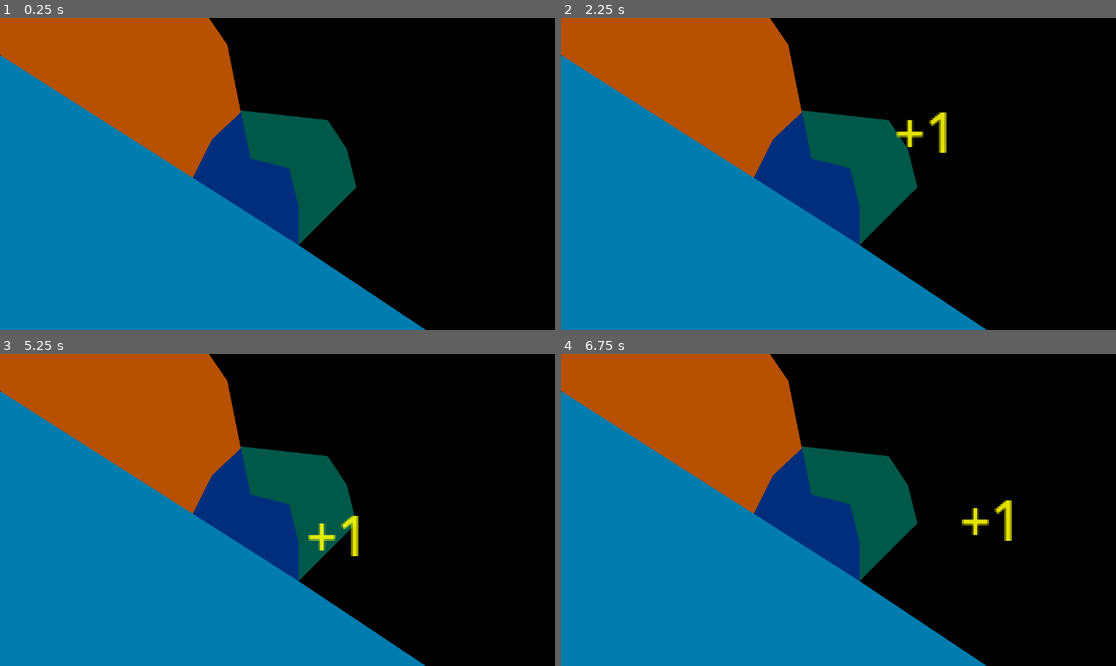
Above: before the commit, frames 1-4 (two rows, left to right).
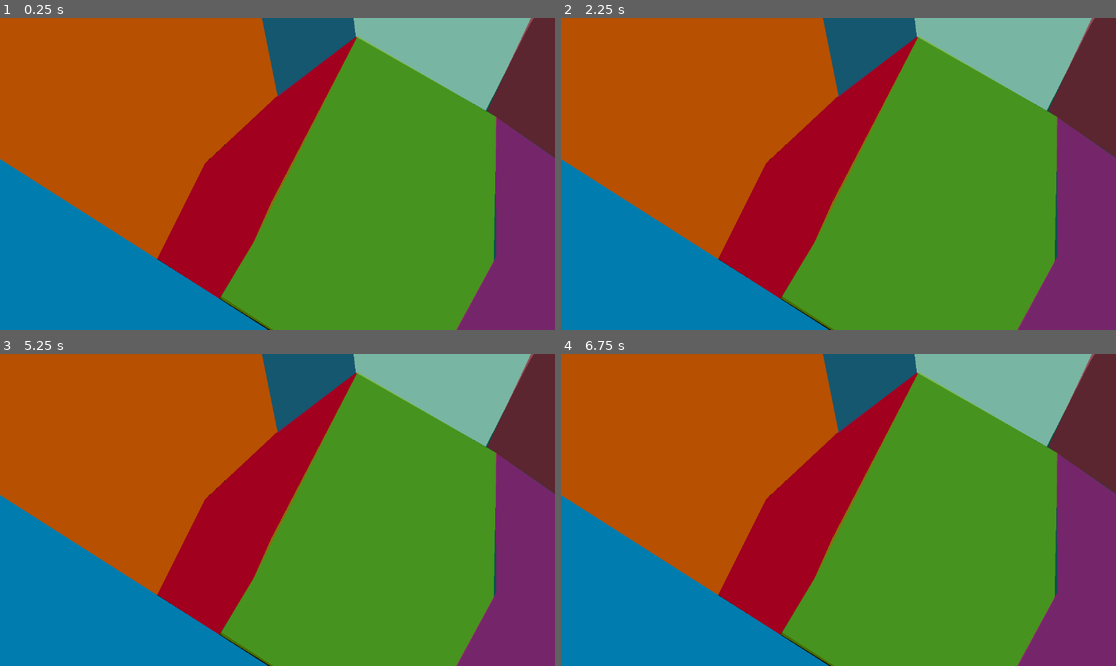
Above: after the commit, the same moments.

Repository: azizul987/Sawit-io
Game: Godot game, scene res://Scene/main.tscn
The game is run twice, just before and just after one commit, with the same random seed, the same clock (stepped at 60 frames per second) and the same inputs.
Inputs (mouse positions are in pixels of both pictures, inside the frame that each line leads up to):
- Up to frame 1 (0.25 s): no input
- Up to frame 2 (2.25 s): tap Enter at 0.5 s; drag from (832, 155) to (894, 105) at 0.52 s; drag from (727, 189) to (832, 155) at 1.27 s; tap Space at 2 s; move the mouse to (894, 105) at 2.02 s; hold Right (ui_right) from 2.03 s (still down); tap Q (zoom_in) at 2.1 s; click (894, 105) at 2.17 s
- Up to frame 3 (5.25 s): release Right (ui_right) at 2.75 s; drag from (249, 572) to (111, 463) at 2.77 s; tap Enter at 3.5, 5 s; move the mouse to (444, 556) at 3.52 s; hold Left (ui_left) 3.53-4.25 s; tap Q (zoom_in) at 3.6, 5.1 s; click (444, 556) at 3.67 s; tap Space at 4.25 s; drag from (111, 463) to (271, 491) at 4.27 s; move the mouse to (305, 510) at 5.02 s; hold Down (ui_down) from 5.03 s (still down); click (305, 510) at 5.17 s
- Up to frame 4 (6.75 s): release Down (ui_down) at 5.75 s; drag from (755, 432) to (727, 525) at 5.77 s; tap Space at 6.5 s; move the mouse to (960, 494) at 6.52 s; hold Up (ui_up) from 6.53 s (still down); tap Q (zoom_in) at 6.6 s; click (960, 494) at 6.67 s

The runs differ from the first frame. In frame 1, 73% of the frame differs, in the area x 0-100%, y 0-100%; in frame 2, 73%; in frame 3, 73%; in frame 4, 73%.

Commit message:
add auto  collison

Diff:
--- a/Logic/skrip/Click.gd
+++ b/Logic/skrip/Click.gd
@@ -2,6 +2,7 @@
 
 # Tambahkan variabel penanda ini
 var can_click = true
+const FONT_KOSTUM = preload("res://temp tekture/font/BPdotsSquareBold.otf")
 
 func _ready() -> void:
 	input_pickable = true
@@ -28,8 +29,9 @@
 	var label = Label.new()
 	label.text = "+1"
 	label.z_index = 100
-	label.add_theme_font_size_override("font_size", 28)
-	label.modulate = Color(1, 1, 0, 1)
+	label.add_theme_font_override("font", FONT_KOSTUM)
+	label.add_theme_font_size_override("font_size", 8)
+	label.modulate = Color.WHITE
 
 	get_tree().current_scene.add_child(label)
 
--- /dev/null
+++ b/Scene/GenPoli.gd
@@ -0,0 +1,38 @@
+extends Polygon2D
+
+func _ready() -> void:
+	# 1. Mendapatkan semua titik koordinat dari poligon
+	var titik_titik = polygon
+
+	# Mencetak koordinat tiap titik satu per satu ke tab Output
+	for i in range(titik_titik.size()):
+		print("Titik ke-", i, " posisinya di: ", titik_titik[i])
+
+	# 2. Menghitung dan menampilkan luas poligon
+	var luas = hitung_luas(titik_titik)
+	print("Luas poligon ini adalah: ", luas, " pixel persegi")
+
+
+# Fungsi khusus untuk menghitung luas dengan Rumus Shoelace
+func hitung_luas(points: PackedVector2Array) -> float:
+	var jumlah_titik = points.size()
+
+	# Poligon minimal harus punya 3 titik (segitiga). Kalau kurang, luasnya 0.
+	if jumlah_titik < 3:
+		return 0.0
+
+	var luas_sementara: float = 0.0
+
+	for i in range(jumlah_titik):
+		# Ambil titik saat ini
+		var titik_sekarang = points[i]
+
+		# Ambil titik berikutnya.
+		# Penggunaan modulo (%) berfungsi agar titik terakhir kembali menyambung ke titik pertama (index 0).
+		var titik_berikutnya = points[(i + 1) % jumlah_titik]
+
+		# Terapkan perkalian silang sesuai rumus
+		luas_sementara += (titik_sekarang.x * titik_berikutnya.y) - (titik_sekarang.y * titik_berikutnya.x)
+
+	# Hasil akhir adalah setengah dari nilai mutlak (absolut) perkalian silang tadi
+	return abs(luas_sementara) / 2.0
--- a/Scene/main.tscn
+++ b/Scene/main.tscn
@@ -1,23 +1,26 @@
 [gd_scene format=3 uid="uid://dxkquoqy2ieyg"]
 
 [ext_resource type="Script" uid="uid://gdpchd5siepj" path="res://Logic/skrip/Click.gd" id="1_f6udf"]
+[ext_resource type="Script" uid="uid://dvn5kf0qm1qq8" path="res://Scene/policoly.gd" id="2_2wwxx"]
+[ext_resource type="Script" uid="uid://b5o0songb035l" path="res://Scene/GenPoli.gd" id="2_r34rm"]
 [ext_resource type="Texture2D" uid="uid://waqgwxuccu6e" path="res://temp tekture/peta-sumatera.jpeg" id="2_sblpm"]
 
 [sub_resource type="RectangleShape2D" id="RectangleShape2D_rlixt"]
 size = Vector2(154.75, 127)
 
 [node name="Main" type="Node2D" unique_id=457701414]
+metadata/_edit_horizontal_guides_ = [2677.7537]
 
 [node name="ColorRect" type="ColorRect" parent="." unique_id=1478407992]
-offset_left = -1372.4685
-offset_top = -1481.8845
-offset_right = 3593.9104
-offset_bottom = 3397.7703
+offset_left = -1720.0
+offset_top = -1679.679
+offset_right = 4740.92
+offset_bottom = 4301.216
 mouse_filter = 2
 color = Color(0, 0, 0, 1)
 
 [node name="map" type="Node2D" parent="." unique_id=539465666]
-scale = Vector2(5, 5)
+scale = Vector2(10, 10)
 
 [node name="PetaSumatera" type="Sprite2D" parent="map" unique_id=774412200]
 visible = false
@@ -32,28 +35,81 @@
 polygon = PackedVector2Array(12, 10, 3, -1, 3, -5, 12, -2, 18, -8, 23, -11, 23, -20, 29, -25, 39, -21, 44, -23, 53, -21, 63, -21, 63, -11, 66, -6, 72, -6, 72, 5, 79, 8, 83, 9, 84, 18, 84, 22, 79, 26, 74, 33, 49, 36, 42, 41, 36, 41, 32, 27)
 
 [node name="CollisionPolygon2D" type="CollisionPolygon2D" parent="map/Palembang" unique_id=1770322675]
+position = Vector2(290, 235)
+polygon = PackedVector2Array(12, 10, 3, -1, 3, -5, 12, -2, 18, -8, 23, -11, 23, -20, 29, -25, 39, -21, 44, -23, 53, -21, 63, -21, 63, -11, 66, -6, 72, -6, 72, 5, 79, 8, 83, 9, 84, 18, 84, 22, 79, 26, 74, 33, 49, 36, 42, 41, 36, 41, 32, 27)
+script = ExtResource("2_2wwxx")
 
 [node name="Palembang2" type="Area2D" parent="map" unique_id=2005027260]
 position = Vector2(-7, 75)
 
-[node name="Polygon2D" type="Polygon2D" parent="map/Palembang2" unique_id=1814564053]
-position = Vector2(240, 210)
-color = Color(1.92523e-06, 0.27830097, 0.7519887, 0.654902)
-polygon = PackedVector2Array(7, 9, 9, 5, 12, 2, 13, 7, 17, 8, 18, 12, 18, 16)
-uv = PackedVector2Array(12, 10, 12, -2, 18, -8, 23, -11, 23, -20, 44, -22, 53, -21, 63, -21, 63, -11, 66, -6, 79, 8, 84, 18, 84, 22, 79, 26, 74, 33, 49, 36, 42, 41, 36, 41, 32, 27)
-
 [node name="CollisionPolygon2D" type="CollisionPolygon2D" parent="map/Palembang2" unique_id=1809446485]
 
-[node name="Main" type="Area2D" parent="map" unique_id=1008839753]
+[node name="4" type="Area2D" parent="map" unique_id=1008839753]
 position = Vector2(-7, 75)
 
-[node name="Polygon2D" type="Polygon2D" parent="map/Main" unique_id=451445263]
+[node name="Polygon2D" type="Polygon2D" parent="map/4" unique_id=451445263]
 position = Vector2(246, 208)
 color = Color(3.946722e-06, 0.5291943, 0.43840313, 0.654902)
-polygon = PackedVector2Array(7, 9, 6, 4, 15, 5, 17, 8, 18, 12, 12, 18, 12, 14, 11, 10)
-uv = PackedVector2Array(12, 10, 12, -2, 18, -8, 23, -11, 23, -20, 44, -22, 53, -21, 63, -21, 63, -11, 66, -6, 79, 8, 84, 18, 84, 22, 79, 26, 74, 33, 49, 36, 42, 41, 36, 41, 32, 27)
-
-[node name="CollisionPolygon2D" type="CollisionPolygon2D" parent="map/Main" unique_id=1447588669]
+polygon = PackedVector2Array(6.209259, 14.172363, 1.1754456, 10.941681, 3.0537415, 7.1851196, 5.952881, 3.9421387, 4.3826447, -2.6694336, 2.0620422, -6.173828, -0.6394501, -10.676819, 10.774017, -9.561798, 21.785019, -7.383789, 25.537643, 6.1503906, 21.730972, 13.763702, 15.199997, 20.400024, 12, 18, 9.02002, 16.159973)
+uv = PackedVector2Array(12, 10, 12, -2, 18, -8, 23, -11, 23, -20, 44, -22, 53, -21, 63, -21, 63, -11, 66, -6, 79, 8, 84, 18, 84, 22, 79, 26, 74, 33, 49, 36, 42, 41, 36, 41, 32, 27)
+script = ExtResource("2_r34rm")
+
+[node name="Area2D" type="Area2D" parent="map/4" unique_id=1957909571]
+script = ExtResource("1_f6udf")
+
+[node name="Polygon2D" type="Polygon2D" parent="map/4/Area2D" unique_id=1814564053]
+position = Vector2(249.19017, 217.27747)
+scale = Vector2(0.99999994, 0.99999994)
+color = Color(0.6313726, 0, 0.11764706, 1)
+polygon = PackedVector2Array(0.3955078, 3.3647766, -2.1981049, 1.6929016, -0.9911957, -0.7171631, -0.20185852, -2.2591248, 2.7809296, -5.0590515, 6.075577, -7.5270386, 6.137085, -7.5404053, 1.7456207, 1.1741638)
+uv = PackedVector2Array(12, 10, 12, -2, 18, -8, 23, -11, 23, -20, 44, -22, 53, -21, 63, -21, 63, -11, 66, -6, 79, 8, 84, 18, 84, 22, 79, 26, 74, 33, 49, 36, 42, 41, 36, 41, 32, 27)
+
+[node name="CollisionPolygon2D" type="CollisionPolygon2D" parent="map/4/Area2D" unique_id=1007644107]
+position = Vector2(249.19017, 217.27747)
+scale = Vector2(0.99999994, 0.99999994)
+polygon = PackedVector2Array(0.3955078, 3.3647766, -2.1981049, 1.6929016, -0.9911957, -0.7171631, -0.20185852, -2.2591248, 2.7809296, -5.0590515, 6.075577, -7.5270386, 6.137085, -7.5404053, 1.7456207, 1.1741638)
+script = ExtResource("2_2wwxx")
+
+[node name="Area2D2" type="Area2D" parent="map/4" unique_id=571329373]
+
+[node name="Polygon2D2" type="Polygon2D" parent="map/4/Area2D2" unique_id=1008696285]
+position = Vector2(253.30002, 206.59998)
+scale = Vector2(0.99999976, 0.99999976)
+color = Color(0.1390754, 0.33772147, 0.5499617, 0.5686275)
+polygon = PackedVector2Array(-1.3108368, 5.667389, -2.1707458, 1.5693359, -3.0071564, -1.7967224, -7.7570343, -9.218414, 0.37680054, -8.423981, 1.9545593, 3.1462708)
+uv = PackedVector2Array(12, 10, 12, -2, 18, -8, 23, -11, 23, -20, 44, -22, 53, -21, 63, -21, 63, -11, 66, -6, 79, 8, 84, 18, 84, 22, 79, 26, 74, 33, 49, 36, 42, 41, 36, 41, 32, 27)
+
+[node name="Area2D3" type="Area2D" parent="map/4" unique_id=1040300005]
+
+[node name="Polygon2D4" type="Polygon2D" parent="map/4/Area2D3" unique_id=1274764802]
+position = Vector2(257.49808, 207.67746)
+scale = Vector2(0.9999998, 0.9999998)
+color = Color(0.8342242, 0.9857474, 0.9079565, 0.5686275)
+polygon = PackedVector2Array(3.1460876, 5.1457214, -2.245346, 2.0708313, -2.8503418, -2.6915894, -3.6787872, -9.350891, 1.6423035, -8.713684, 10.133652, -7.0892944, 10.300095, -7.0269165, 4.96933, 1.5775146)
+uv = PackedVector2Array(12, 10, 12, -2, 18, -8, 23, -11, 23, -20, 44, -22, 53, -21, 63, -21, 63, -11, 66, -6, 79, 8, 84, 18, 84, 22, 79, 26, 74, 33, 49, 36, 42, 41, 36, 41, 32, 27)
+
+[node name="Polygon2D2" type="Polygon2D" parent="map/4/Area2D3" unique_id=1898434610]
+position = Vector2(262.83615, 211.21796)
+scale = Vector2(0.9999998, 0.9999998)
+color = Color(0.6313726, 0, 0.11764706, 0.5686275)
+polygon = PackedVector2Array(0.3955078, 3.3647766, -2.1372528, 1.6172485, -0.2680664, -2.3428955, 4.9465485, -10.513214, 5.017502, -10.380157, 8.668716, 2.9501038, 6.8680573, 6.5514526, 3.3539276, 5.472992)
+uv = PackedVector2Array(12, 10, 12, -2, 18, -8, 23, -11, 23, -20, 44, -22, 53, -21, 63, -21, 63, -11, 66, -6, 79, 8, 84, 18, 84, 22, 79, 26, 74, 33, 49, 36, 42, 41, 36, 41, 32, 27)
+
+[node name="Polygon2D3" type="Polygon2D" parent="map/4/Area2D3" unique_id=497778157]
+position = Vector2(251.99998, 218.99997)
+scale = Vector2(0.9999998, 0.9999998)
+color = Color(0.48960435, 0.7499166, 0, 0.5686275)
+polygon = PackedVector2Array(5.492798, 6.562683, -2.392746, 1.6251221, -0.9911957, -0.7171631, -0.2680664, -2.3428955, 3.3268127, -9.272217, 9.09761, -5.905731, 8.970413, 0.11642456)
+uv = PackedVector2Array(12, 10, 12, -2, 18, -8, 23, -11, 23, -20, 44, -22, 53, -21, 63, -21, 63, -11, 66, -6, 79, 8, 84, 18, 84, 22, 79, 26, 74, 33, 49, 36, 42, 41, 36, 41, 32, 27)
+
+[node name="Area2D4" type="Area2D" parent="map/4" unique_id=534878090]
+
+[node name="Polygon2D2" type="Polygon2D" parent="map/4/Area2D4" unique_id=1948464681]
+position = Vector2(259.95657, 224.24567)
+scale = Vector2(0.9999998, 0.9999998)
+color = Color(0.8076491, 9.241105e-06, 0.5288728, 0.5686275)
+polygon = PackedVector2Array(1.4820862, 4.004059, -2.4584656, 1.3880005, -1.2209625, -0.9446106, -0.43971252, -2.5047913, 1.1172485, -5.3520813, 1.1062012, -11.159058, 6.201248, -7.611664, 9.686523, -6.448395, 7.80661, -2.5610657, 6.468384, -1.1273499)
+uv = PackedVector2Array(12, 10, 12, -2, 18, -8, 23, -11, 23, -20, 44, -22, 53, -21, 63, -21, 63, -11, 66, -6, 79, 8, 84, 18, 84, 22, 79, 26, 74, 33, 49, 36, 42, 41, 36, 41, 32, 27)
 
 [node name="Tempelte" type="Area2D" parent="map" unique_id=1404920364]
 position = Vector2(257, 272.2)
@@ -153,5 +209,5 @@
 shape = SubResource("RectangleShape2D_rlixt")
 
 [node name="Camera2D" type="Camera2D" parent="." unique_id=1589938649]
-position = Vector2(1244, 1468)
-zoom = Vector2(4, 4)
+position = Vector2(2450, 2904.5454)
+zoom = Vector2(5, 5)
--- /dev/null
+++ b/Scene/policoly.gd
@@ -0,0 +1,26 @@
+@tool
+extends CollisionPolygon2D
+
+func _ready() -> void:
+	# Beri sedikit jeda agar semua node dalam parent selesai dimuat
+	call_deferred("samakan_bentuk_polygon")
+
+func samakan_bentuk_polygon() -> void:
+	var parent = get_parent()
+
+	# Cari semua "saudara" (child dari parent yang sama)
+	for child in parent.get_children():
+		# Jika menemukan node Polygon2D
+		if child is Polygon2D:
+			# 1. Copy susunan titiknya (bentuk)
+			self.polygon = child.polygon
+
+			# 2. Copy posisi tepatnya di layar
+			self.position = child.position
+
+			# 3. Copy rotasi dan skala (biar 100% sama persis ukurannya)
+			self.rotation = child.rotation
+			self.scale = child.scale
+
+			# Hentikan pencarian setelah ketemu satu
+			break
--- a/Ui/skill_tree.tscn
+++ b/Ui/skill_tree.tscn
@@ -3,6 +3,7 @@
 [ext_resource type="Script" uid="uid://dqnxbheqigscs" path="res://Logic/skrip/skiil_canvas.gd" id="1_s5cxk"]
 [ext_resource type="Resource" uid="uid://bn4e8dblux23k" path="res://Logic/Data Templete/Data/ress/Skill_Database.tres" id="2_ic3gc"]
 [ext_resource type="Script" uid="uid://bqudad3ilt7jf" path="res://Ui/SkillTreeCma.gd" id="3_nr7s1"]
+[ext_resource type="FontFile" uid="uid://bgj0m7o0vpyqi" path="res://temp tekture/font/BPdotsSquareBold.otf" id="4_uc1hk"]
 
 [node name="Skill Tree" type="Node2D" unique_id=409050271]
 
@@ -44,4 +45,6 @@
 offset_right = 40.0
 offset_bottom = 23.0
 theme_override_colors/font_color = Color(0, 0, 0, 1)
+theme_override_fonts/font = ExtResource("4_uc1hk")
+theme_override_font_sizes/font_size = 16
 text = "100"
Not shown, added: Scene/GenPoli.gd.uid
Not shown, added: Scene/policoly.gd.uid
Binary file added: temp tekture/font/BPdotsSquareBold.otf
Not shown, added: temp tekture/font/BPdotsSquareBold.otf.import
